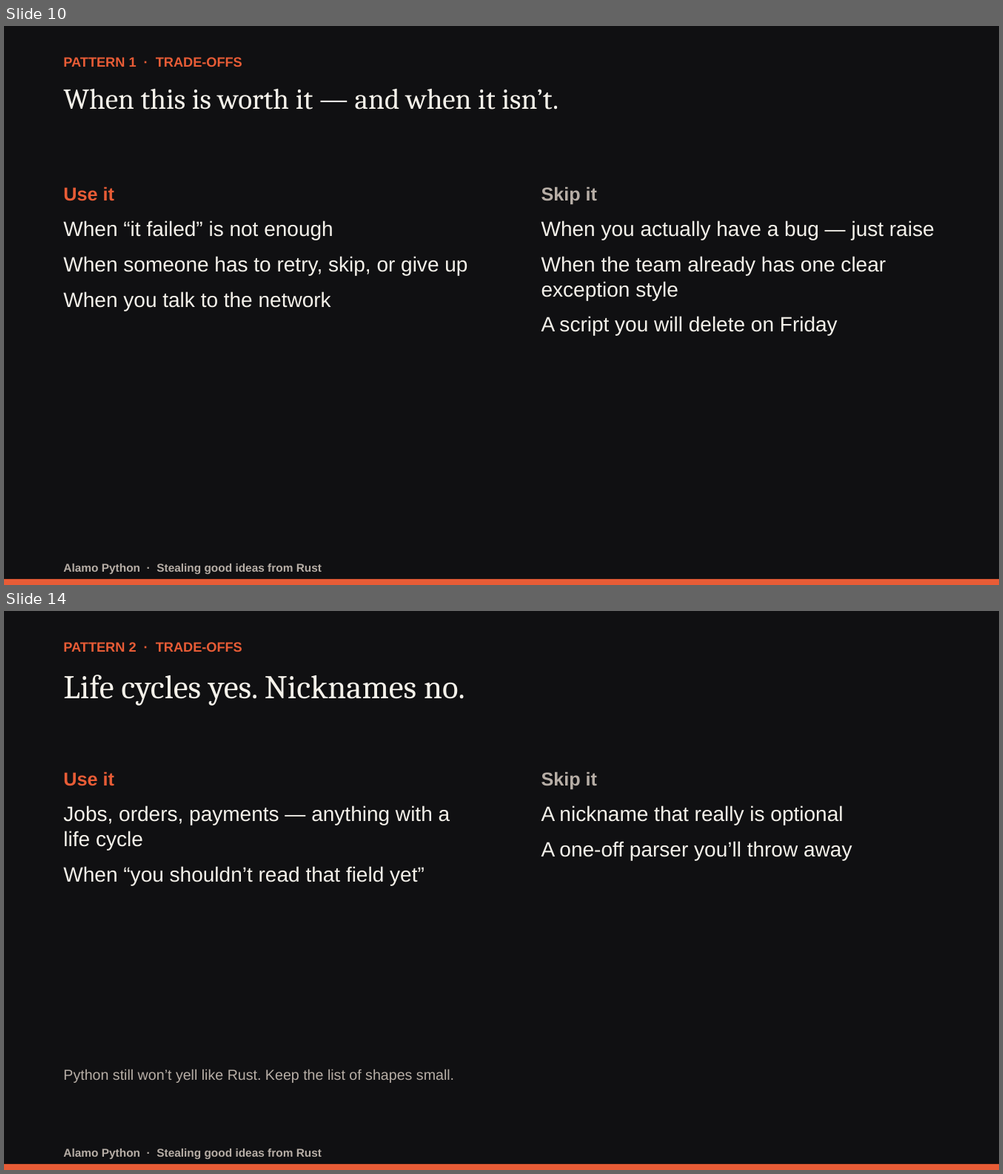
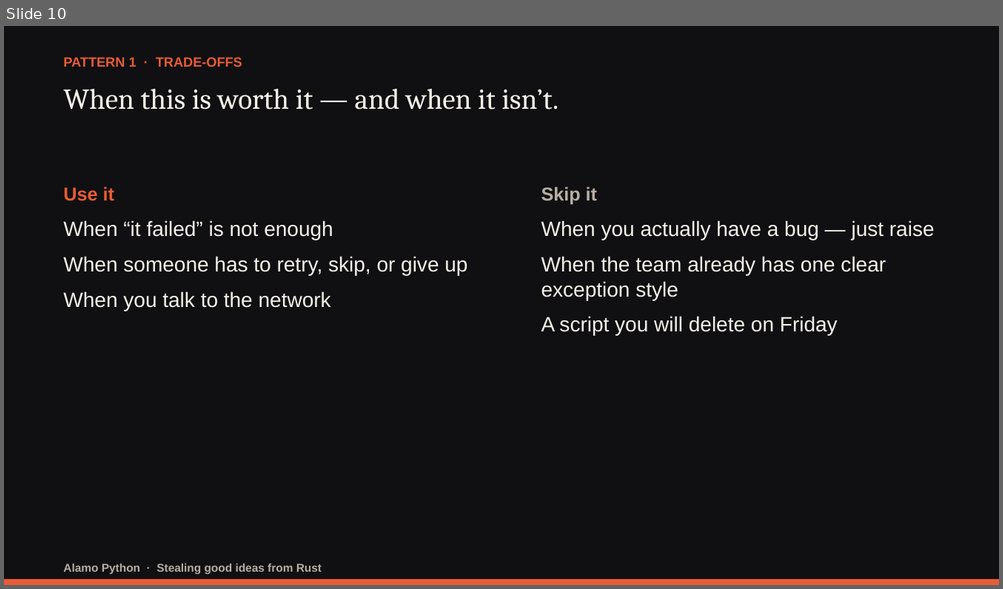
Before and after one commit to darwing1210/thinking-in-rust-writing-in-python, a slide deck: presentation/stealing-good-ideas-from-rust.pptx. Shown one above the other, each under a label of ours: slides 10 and 14 before the commit, slide 10 after it; the slides between them are not shown. The pictures are 1003x1174 and 1003x589 pixels, drawn with LibreOffice and Linux fonts; fonts in the diff are those of the drawing. Boxes give left, top, right and bottom in pixels: in the first picture for what was removed or moved away, otherwise in the second. Text is boxed around its words. In the diff, an @@ line names an element or a change of style, - is before the commit and + after.

Commit message:
Upgrade talk to 4 deep patterns: Typestates, NewType, assert_never, and Ownership law

```diff
--- a/presentation/stealing-good-ideas-from-rust.pptx
+++ b/presentation/stealing-good-ideas-from-rust.pptx
@@ slide 14 removed at box(4, 611, 999, 1170), background #101012 @@
@@ text removed at box(63, 642, 242, 652) @@
-PATTERN 2 · TRADE-OFFS
@@ text removed at box(63, 675, 465, 706) @@
-Life cycles yes. Nicknames no.
@@ text removed at box(63, 772, 114, 786) @@
-Use it
@@ text removed at box(541, 772, 597, 789) @@
-Skip it
@@ text removed at box(63, 806, 450, 886) @@
-Jobs, orders, payments — anything with a life cycle
-When “you shouldn’t read that field yet”
@@ text removed at box(541, 806, 851, 860) @@
-A nickname that really is optional
-A one-off parser you’ll throw away
@@ text removed at box(63, 1070, 454, 1083) @@
-Python still won’t yell like Rust. Keep the list of shapes small.
@@ rectangle removed at box(4, 1165, 999, 1170) @@
@@ text removed at box(63, 1149, 321, 1159) @@
-Alamo Python · Stealing good ideas from Rust
```
Also in this commit, not shown: 11 slides changed, 6 slides added, 3 other slides removed, 21 other files.
